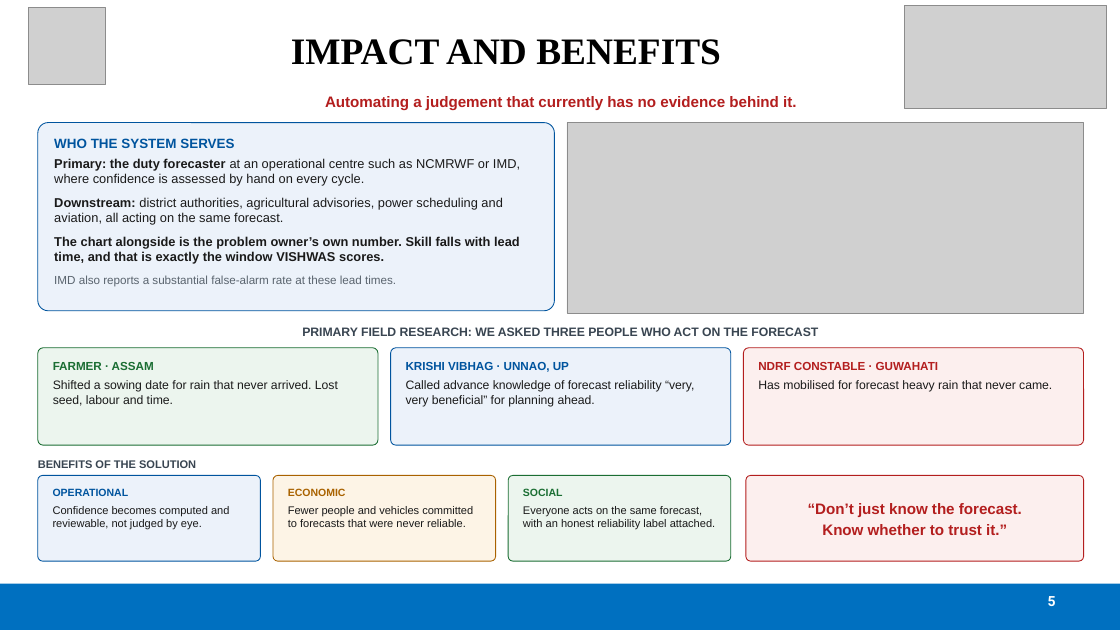
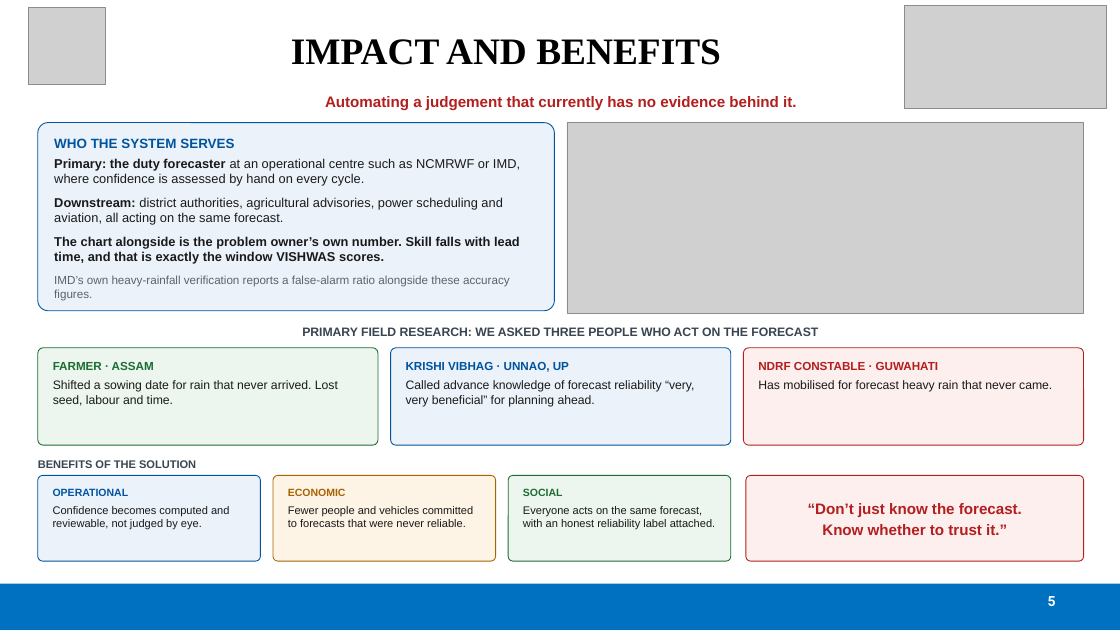
Before and after one commit to devanshxNishu/vishwas, a slide deck: slide 5 of deck/VISHWAS_SIH.pptx. Drawn at 1120x630 pixels with LibreOffice and Linux fonts; fonts in the diff are those of the drawing; grey boxes stand for pictures. Boxes give left, top, right and bottom in pixels: in the first picture for what was removed or moved away, otherwise in the second. Text is boxed around its words. In the diff, an @@ line names an element or a change of style, - is before the commit and + after.

```diff
--- a/deck/VISHWAS_SIH.pptx
+++ b/deck/VISHWAS_SIH.pptx
@@ text in rounded rectangle at [54,275,510,301]: text changed @@
-IMD also reports a substantial false-alarm rate at these lead times.
+IMD’s own heavy-rainfall verification reports a false-alarm ratio alongside these accuracy figures.
```
Also in this commit, not shown: 1 other file.
